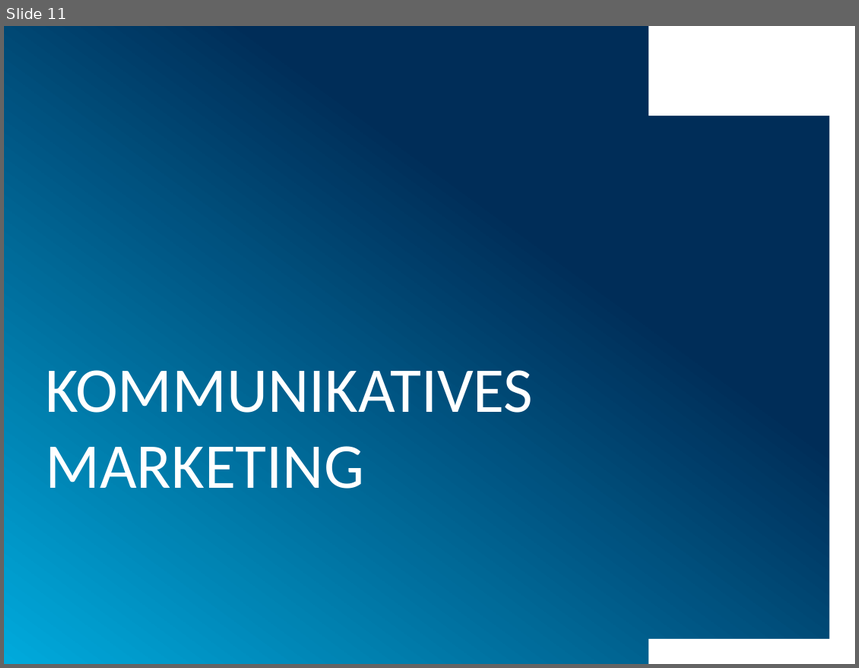
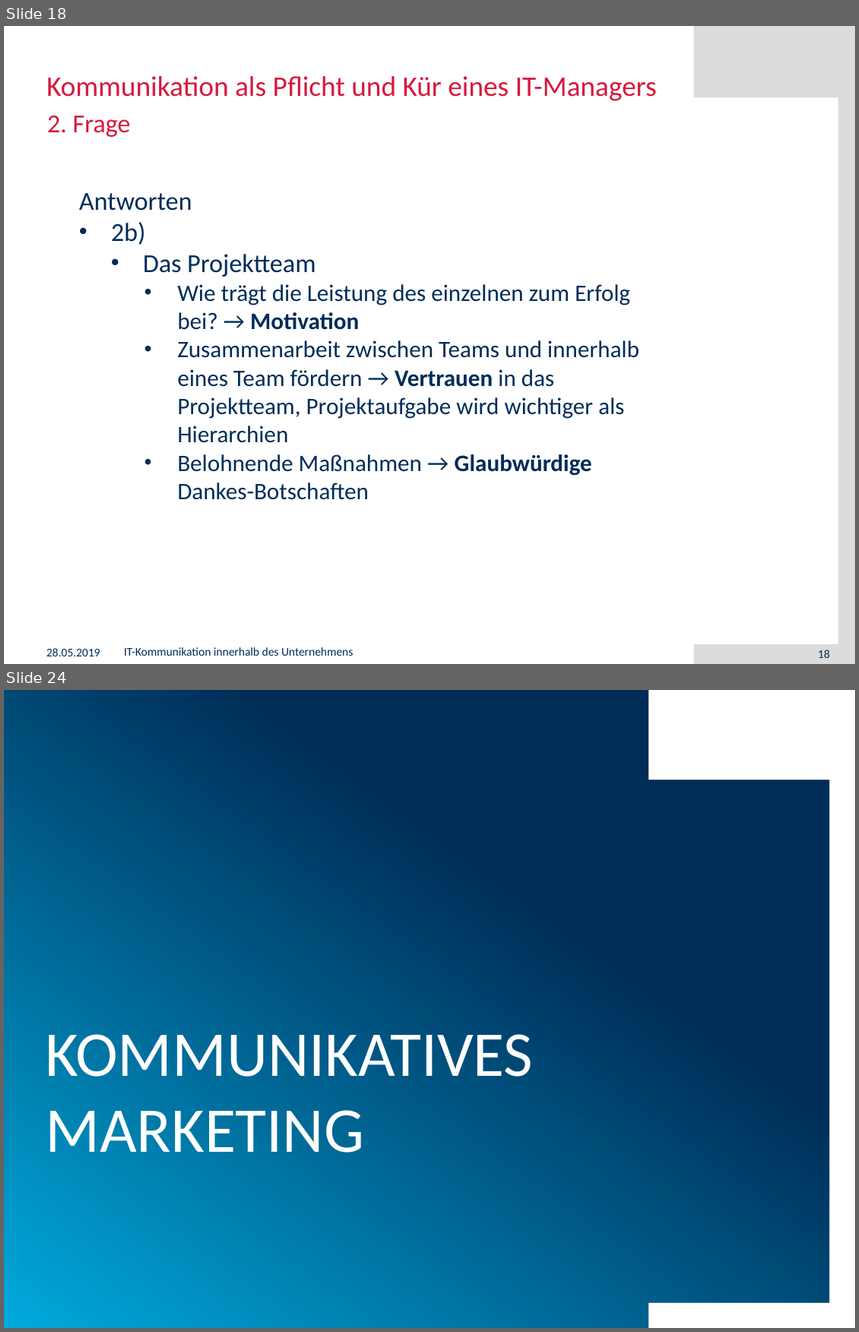
Before and after one commit to muensto/itm_vortrag_1233, a slide deck: 20190528.pptx. Shown one above the other, each under a label of ours: slide 11 before the commit, slides 18 and 24 after it; the slides between them are not shown. The pictures are 859x668 and 859x1332 pixels, drawn with LibreOffice and Linux fonts; fonts in the diff are those of the drawing; background and template pictures are left out. Boxes give left, top, right and bottom in pixels: in the first picture for what was removed or moved away, otherwise in the second. Text is boxed around its words. In the diff, an @@ line names an element or a change of style, - is before the commit and + after.

```diff
--- a/20190528.pptx
+++ b/20190528.pptx
@@ slide 18 added at (4,26,855,664), background #FFFFFF @@
@@ rectangle added at (694,26,855,97), fill #DCDCDC @@
@@ rectangle added at (839,26,855,659), fill #DCDCDC @@
@@ title added at (47,76,657,101), 24 pt, text #D7193C @@
+Kommunikation als Pflicht und Kür eines IT-Managers
@@ text added at (47,115,130,137), 22 pt, text #D7193C @@
+2. Frage
@@ text added at (79,193,639,500), 20 pt, text #002D58 @@
+Antworten
+• 2b)
+  • Das Projektteam
+    • Wie trägt die Leistung des einzelnen zum Erfolg bei? → Motivation
+    • Zusammenarbeit zwischen Teams und innerhalb eines Team fördern → Vertrauen in das Projektteam, Projektaufgabe wird wichtiger als Hierarchien
+    • Belohnende Maßnahmen → Glaubwürdige Dankes-Botschaften
@@ text added at (47,648,101,657), 10 pt, text #002D58 @@
+28.05.2019
@@ text added at (124,648,353,656), 10 pt, text #002D58 @@
+IT-Kommunikation innerhalb des Unternehmens
@@ rectangle added at (694,645,855,664), fill #DCDCDC @@
@@ page number added at (818,650,830,658), 10 pt, text #002D58 @@
+18
@@ what was slide 11 is now slide 24 @@
```
Also in this commit, not shown: 2 slides changed, 12 other slides added.
